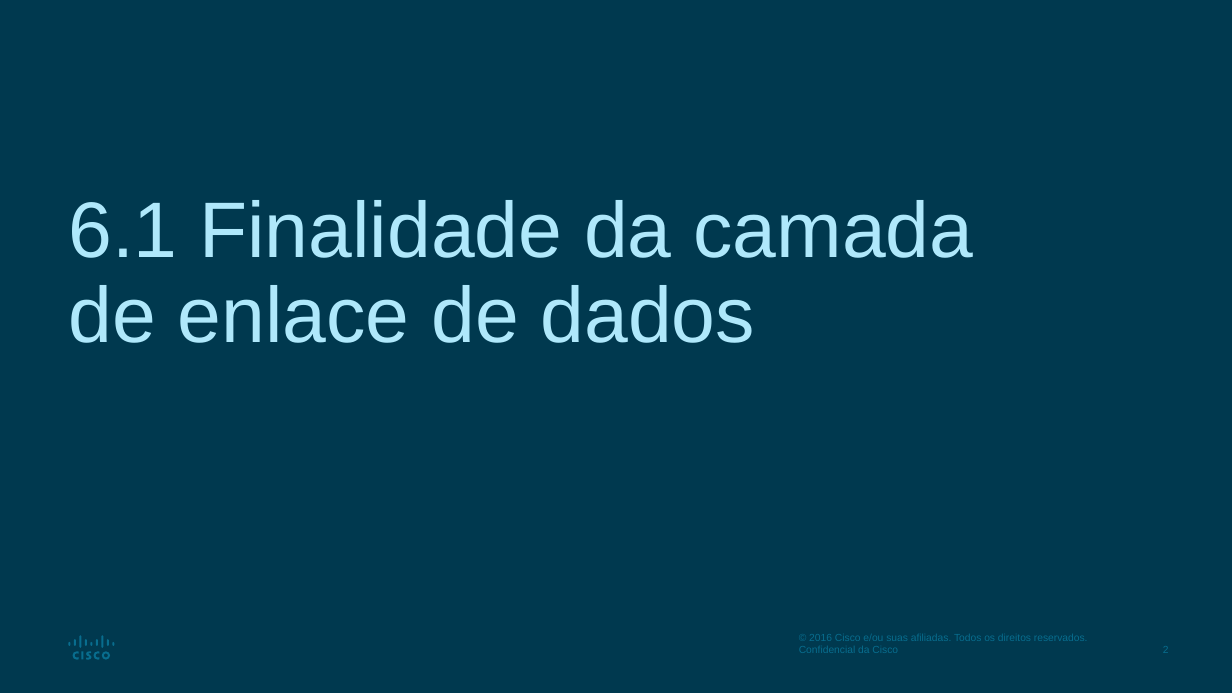
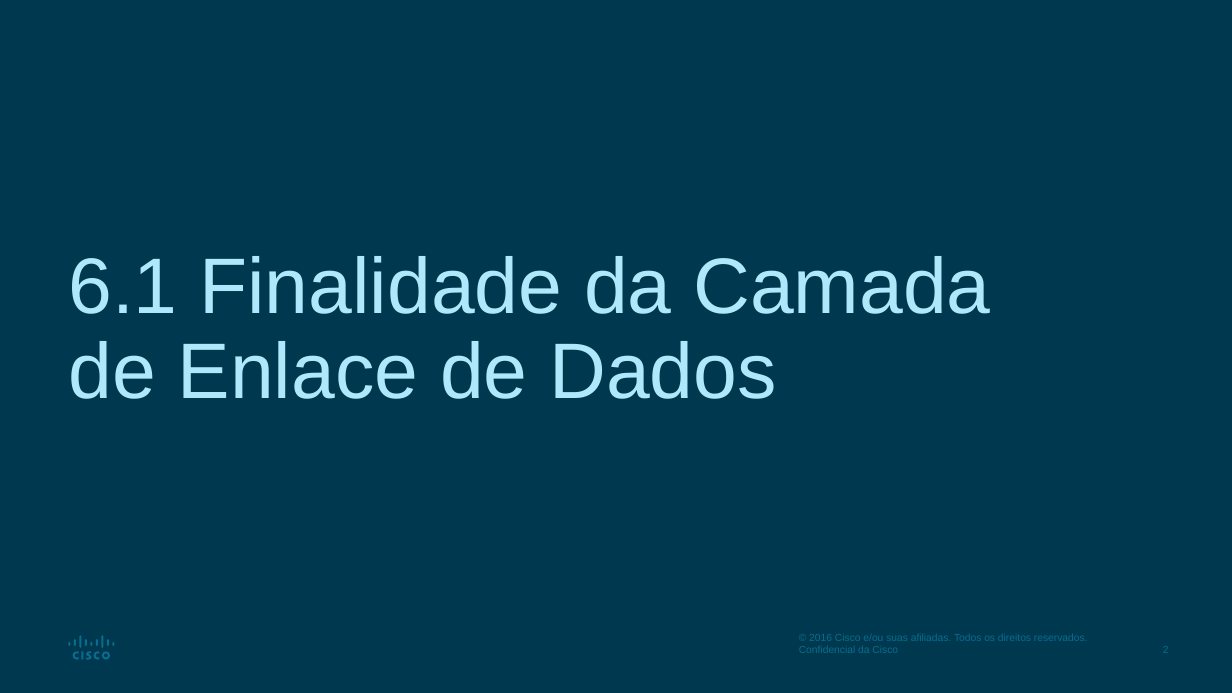
Before and after one commit to vaamonde/netacad, a slide deck: slide 2 of 02-CCNA-200-301-v7/01-CCNA-IntroducaoAsRedes-v7.02/01-Modulo01-PPTS/Modulo06-CamadaDeEnlace.pptx. Drawn at 1232x693 pixels with LibreOffice and Linux fonts; fonts in the diff are those of the drawing. Boxes give left, top, right and bottom in pixels: in the first picture for what was removed or moved away, otherwise in the second. Text is boxed around its words. In the diff, an @@ line names an element or a change of style, - is before the commit and + after.

```diff
--- a/02-CCNA-200-301-v7/01-CCNA-IntroducaoAsRedes-v7.02/01-Modulo01-PPTS/Modulo06-CamadaDeEnlace.pptx
+++ b/02-CCNA-200-301-v7/01-CCNA-IntroducaoAsRedes-v7.02/01-Modulo01-PPTS/Modulo06-CamadaDeEnlace.pptx
@@ title at (68,256,990,399): text changed @@
-6.1 Finalidade da camada de enlace de dados
+6.1 Finalidade da Camada de Enlace de Dados
```
Also in this commit, not shown: 7 other files.
